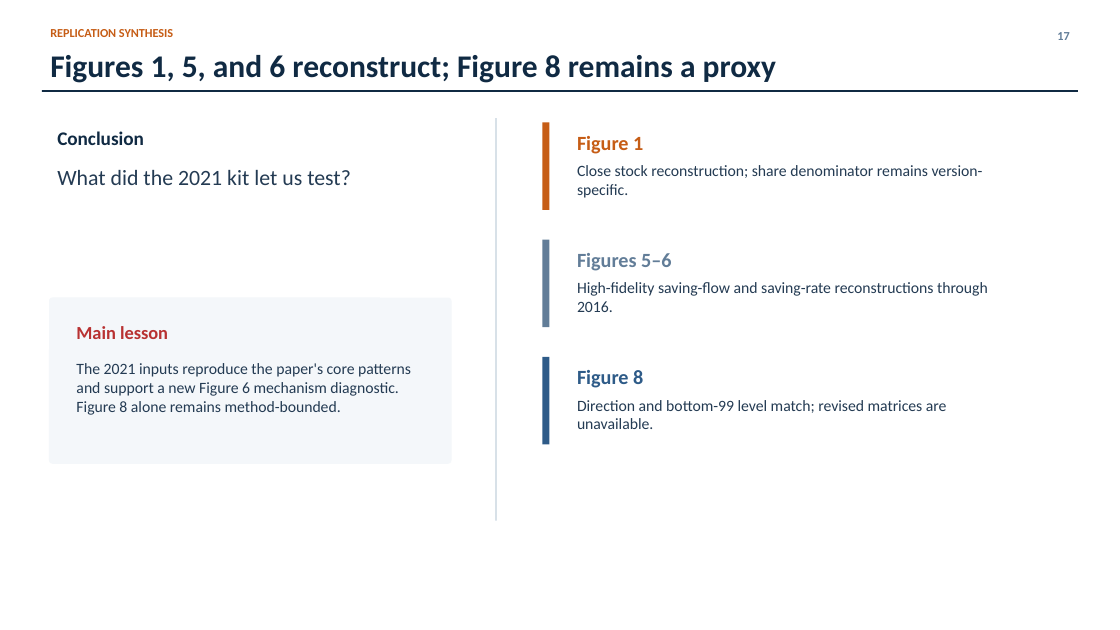
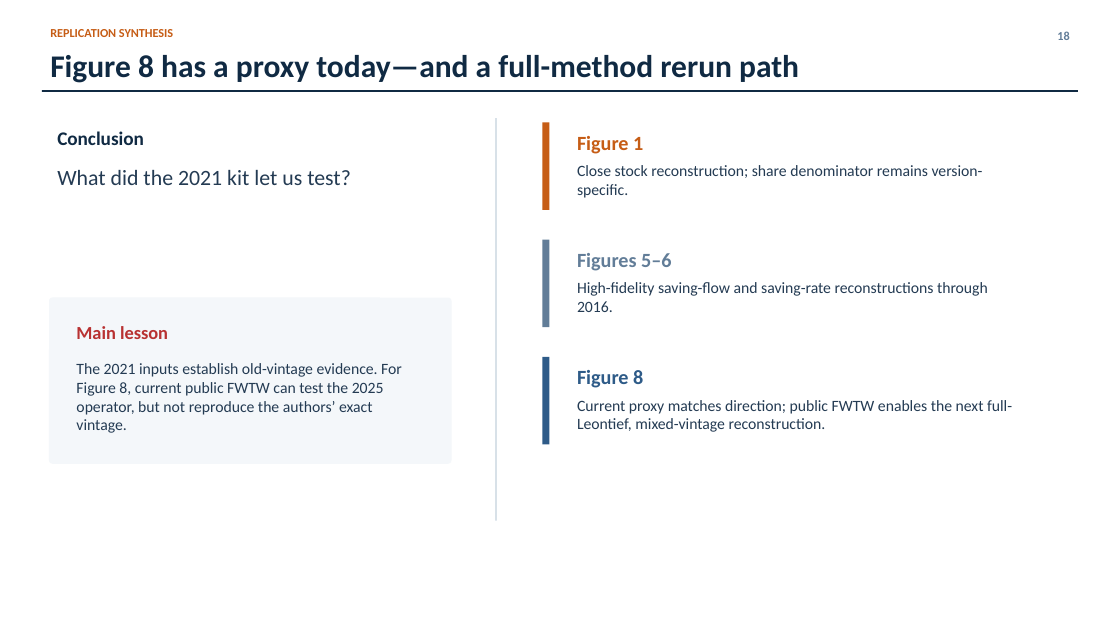
Before and after one commit to lorenz-gorini/mian-sufi-straub2025-saving-glut-replication, a slide deck: slide 18 of Presentation/4_figure_comparison/presentation.pptx (slide 17 before the commit). Drawn at 1120x630 pixels with LibreOffice and Linux fonts; fonts in the diff are those of the drawing. Boxes give left, top, right and bottom in pixels: in the first picture for what was removed or moved away, otherwise in the second. Text is boxed around its words. In the diff, an @@ line names an element or a change of style, - is before the commit and + after.

Commit message:
Correct FWTW methodol. + Fig 8 reconstr. boundary

```diff
--- a/Presentation/4_figure_comparison/presentation.pptx
+++ b/Presentation/4_figure_comparison/presentation.pptx
@@ text at <box>50,55,799,83</box>: text changed @@
-Figures 1, 5, and 6 reconstruct; Figure 8 remains a proxy
+Figure 8 has a proxy today—and a full-method rerun path
@@ text at <box>1057,31,1069,40</box>: text changed @@
-17
+18
@@ text at <box>76,363,402,433</box>: text changed @@
-The 2021 inputs reproduce the paper's core patterns and support a new Figure 6 mechanism diagnostic. Figure 8 alone remains method-bounded.
+The 2021 inputs establish old-vintage evidence. For Figure 8, current public FWTW can test the 2025 operator, but not reproduce the authors’ exact vintage.
@@ text at <box>577,400,1012,432</box>: text changed @@
-Direction and bottom-99 level match; revised matrices are unavailable.
+Current proxy matches direction; public FWTW enables the next full-Leontief, mixed-vintage reconstruction.
```
Also in this commit, not shown: 16 other slides changed, 1 slide added, 16 other files.
